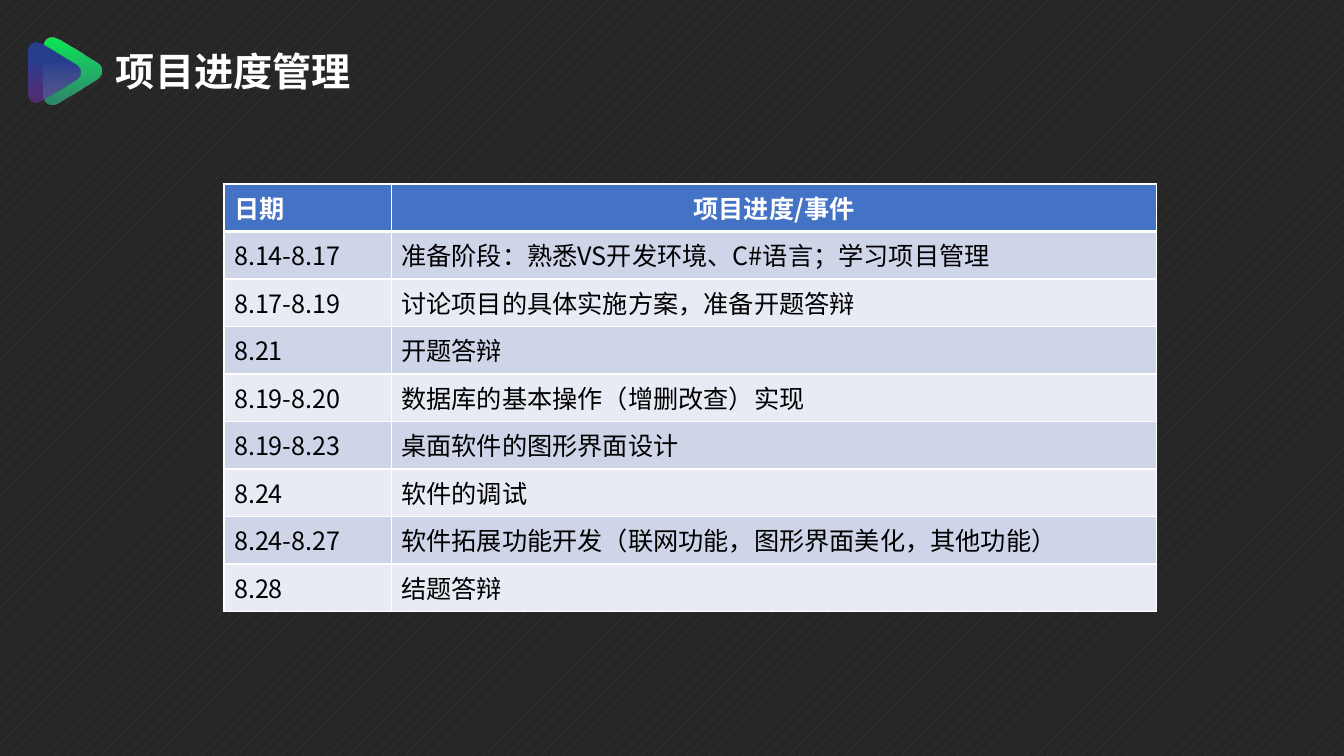
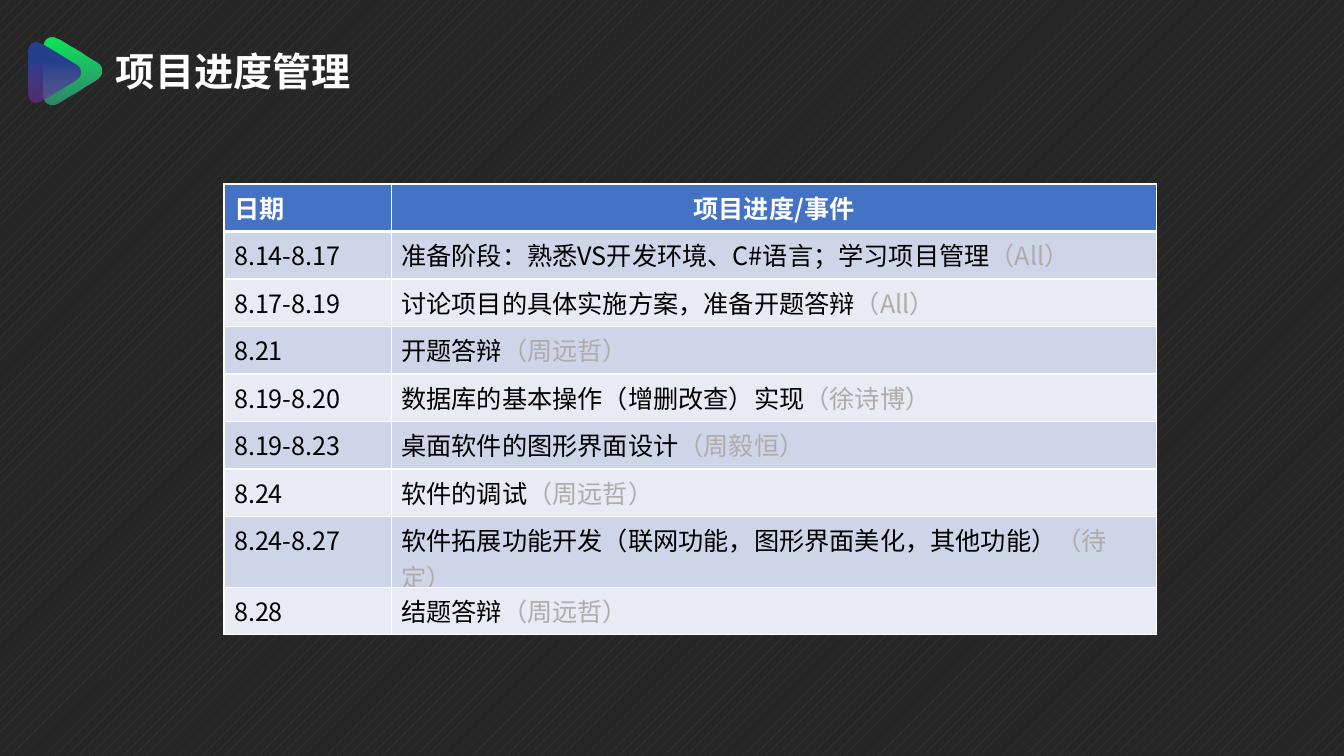
Before and after one commit to Zeny-12306/Data_Management_System_Project, a slide deck: slide 13 of PPT_Prepresentation/学生成绩管理系统_开题答辩.pptx. Drawn at 1344x756 pixels with LibreOffice and Linux fonts; fonts in the diff are those of the drawing. Boxes give left, top, right and bottom in pixels: in the first picture for what was removed or moved away, otherwise in the second. Text is boxed around its words. In the diff, an @@ line names an element or a change of style, - is before the commit and + after.

Commit message:
Done_Version

```diff
--- a/PPT_Prepresentation/学生成绩管理系统_开题答辩.pptx
+++ b/PPT_Prepresentation/学生成绩管理系统_开题答辩.pptx
@@ table at (224,185,1156,627) @@
-row 2, column 2: 准备阶段：熟悉VS开发环境、C#语言；学习项目管理
+row 2, column 2: 准备阶段：熟悉VS开发环境、C#语言；学习项目管理（All）
-row 3, column 2: 讨论项目的具体实施方案，准备开题答辩
+row 3, column 2: 讨论项目的具体实施方案，准备开题答辩（All）
-row 4, column 2: 开题答辩
+row 4, column 2: 开题答辩（周远哲）
-row 5, column 2: 数据库的基本操作（增删改查）实现
+row 5, column 2: 数据库的基本操作（增删改查）实现（徐诗博）
-row 6, column 2: 桌面软件的图形界面设计
+row 6, column 2: 桌面软件的图形界面设计（周毅恒）
-row 7, column 2: 软件的调试
+row 7, column 2: 软件的调试（周远哲）
-row 8, column 2: 软件拓展功能开发（联网功能，图形界面美化，其他功能）
+row 8, column 2: 软件拓展功能开发（联网功能，图形界面美化，其他功能）（待定）
-row 9, column 2: 结题答辩
+row 9, column 2: 结题答辩（周远哲）
```
Also in this commit, not shown: 1 other slide changed.
